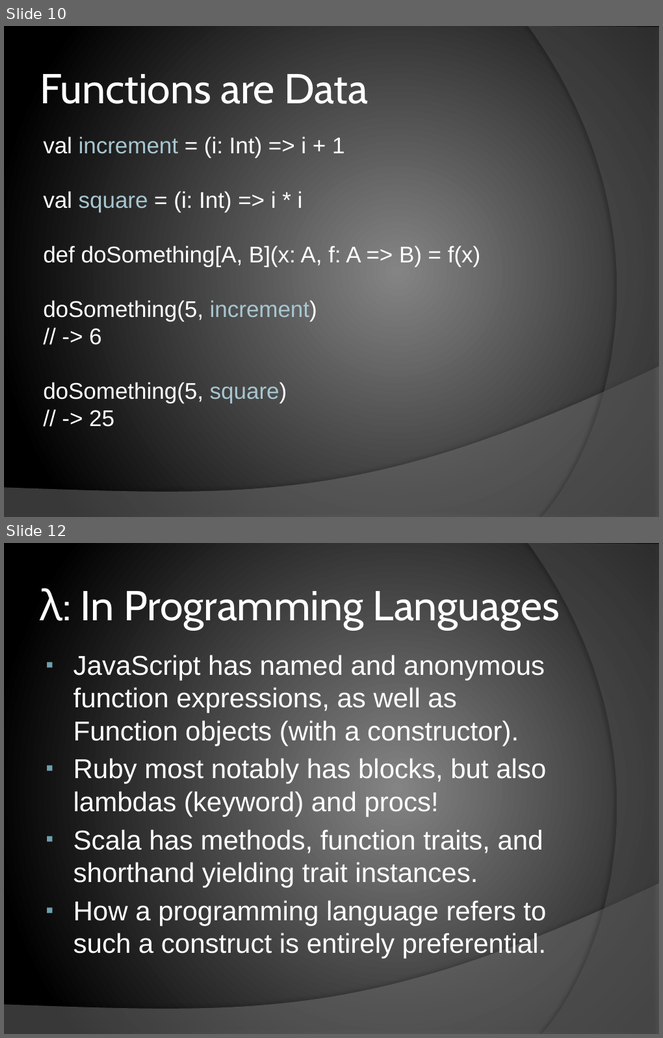
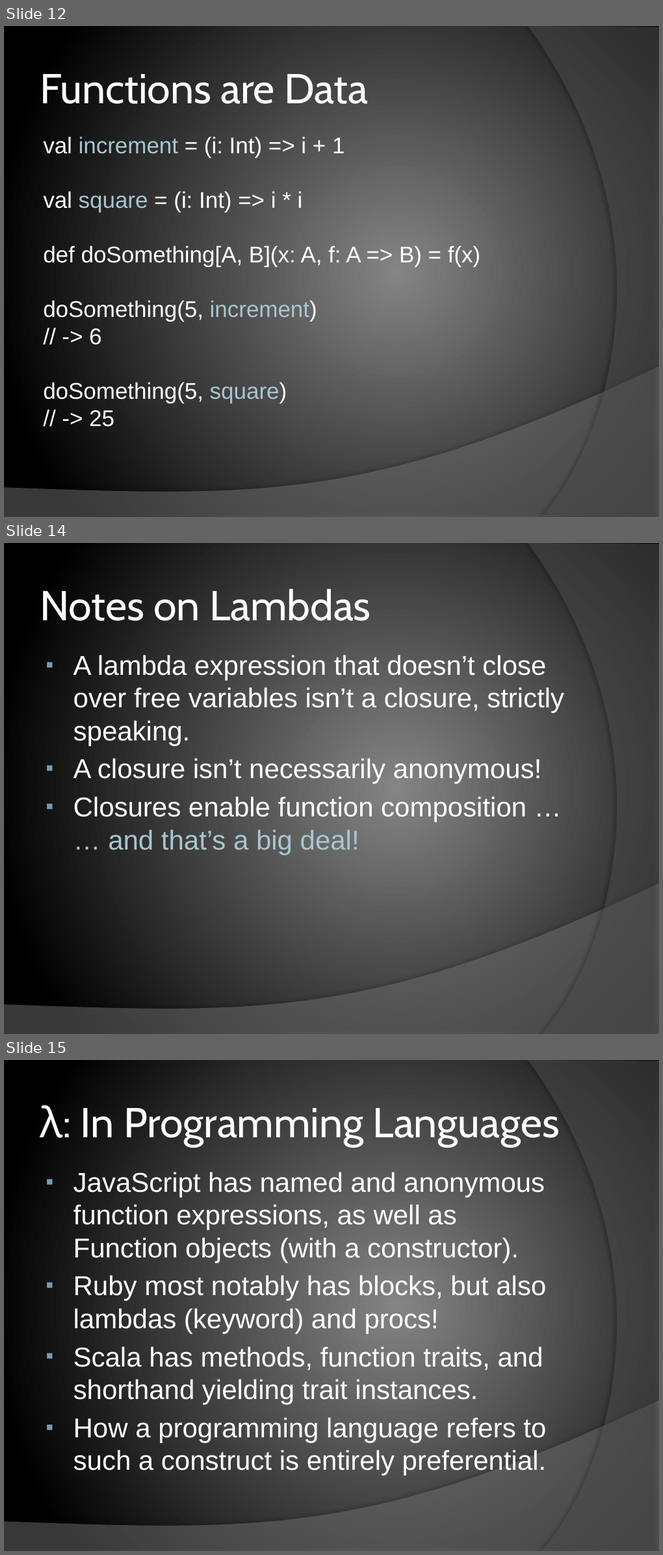
Before and after one commit to chrislewis/JaxFunc_0_ImperativelyFunctional, a slide deck: JaxFunc.pptx. Shown one above the other, each under a label of ours: slides 10 and 12 before the commit, slides 12, 14 and 15 after it; the slides between them are not shown. The pictures are 663x1038 and 663x1555 pixels, drawn with LibreOffice and Linux fonts; fonts in the diff are those of the drawing. Boxes give left, top, right and bottom in pixels: in the first picture for what was removed or moved away, otherwise in the second. Text is boxed around its words. In the diff, an @@ line names an element or a change of style, - is before the commit and + after.

```diff
--- a/JaxFunc.pptx
+++ b/JaxFunc.pptx
@@ slide 14 added at box(4, 543, 659, 1034), background gradient #848484 to #000000; not listed: 2 template elements that a slide beside it also shows @@
@@ title added at box(40, 589, 371, 621), 46 pt, text #FFFFFF @@
+Notes on Lambdas
@@ text added at box(74, 655, 564, 855), 30 pt, text #FFFFFF @@
+▪ A lambda expression that doesn’t close over free variables isn’t a closure, strictly speaking.
+▪ A closure isn’t necessarily anonymous!
+▪ Closures enable function composition …
+  … and that’s a big deal!
@@ what was slide 10 is now slide 12 @@
@@ what was slide 12 is now slide 15 @@
```
Also in this commit, not shown: 8 slides changed, 3 other slides added.
